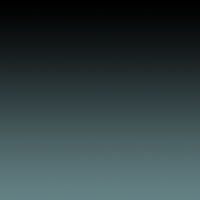
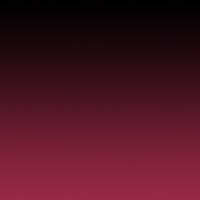
The second 200×200 image is a revision of the first. Changes to its layers:
added layer "Layer 1" above "Background" over [0, 6, 200, 200]
added layer "Background" over [0, 6, 200, 200]
